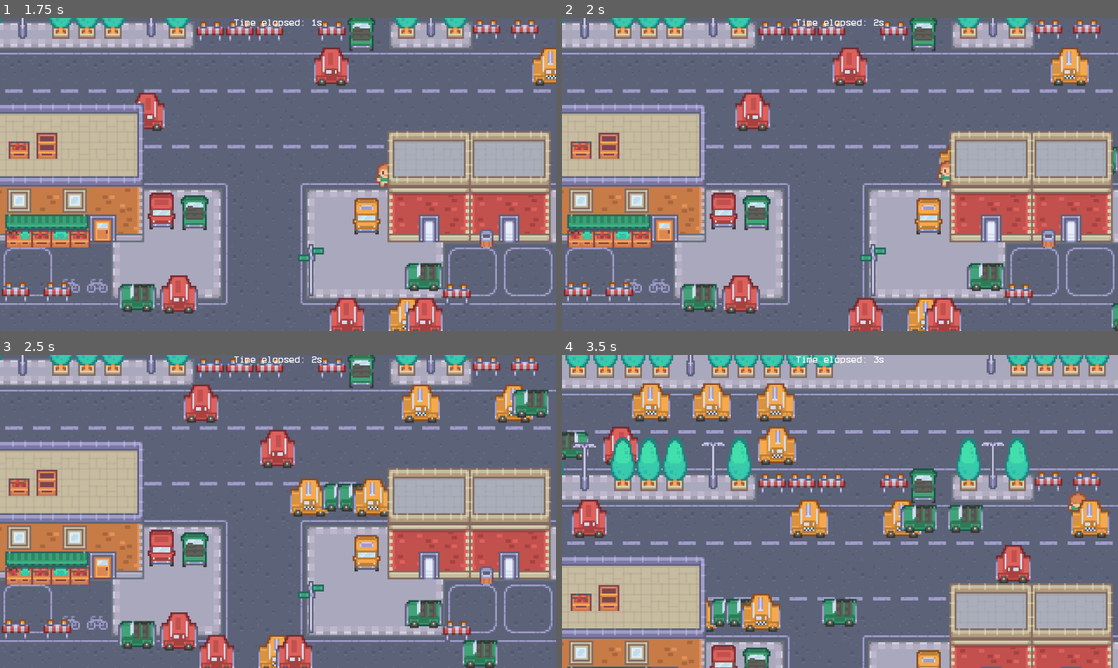
Above: before the commit, frames 1-4 (two rows, left to right).
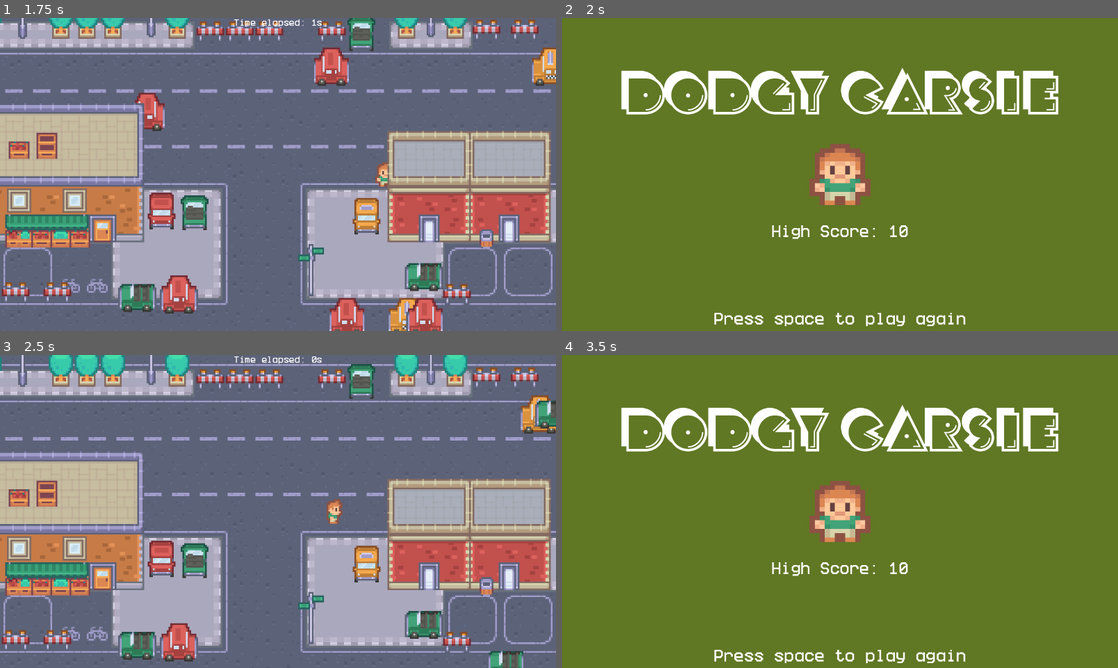
Above: after the commit, the same moments.

Repository: madelainedalangin/frogger
Game: Godot game, scene res://scenes/game.tscn
Two runs of this game, one before a commit and one after it. Both use one fixed random seed, a clock stepped at 60 frames per second and the inputs below.
Inputs:
- Up to frame 1 (1.75 s): tap Enter at 0.5 s; hold D (right) 0.53-1.28 s; tap Space (spacebar, bound only before the commit) at 0.6, 1.35 s; hold S (down) from 1.28 s (still down)
- Up to frame 2 (2 s): keep holding S (down)
- Up to frame 3 (2.5 s): tap Space (spacebar, bound only before the commit) at 2, 2.1 s; release S (down) at 2.03 s; hold D (right) from 2.03 s (still down)
- Up to frame 4 (3.5 s): release D (right) at 2.78 s; hold W (up) from 2.78 s (still down); tap Space (spacebar, bound only before the commit) at 2.85 s

Frame 1 is identical in both runs. In frame 2, 100% of the frame differs, in the area x 0-100%, y 0-100%; in frame 3, 39%; in frame 4, 100%.

Commit message:
add score to the game

Diff:
--- a/project.godot
+++ b/project.godot
@@ -18,6 +18,10 @@
 run/main_scene="uid://dfq2iqhuccltx"
 config/features=PackedStringArray("4.6", "Forward Plus")
 config/icon="res://icon.svg"
+
+[autoload]
+
+Global="*uid://cv0t1n0e7k0ls"
 
 [display]
 
@@ -58,7 +62,7 @@
 , Object(InputEventKey,"resource_local_to_scene":false,"resource_name":"","device":-1,"window_id":0,"alt_pressed":false …(183 unchanged characters)…
 ]
 }
-spacebar={
+confirm={
 "deadzone": 0.2,
 "events": [Object(InputEventKey,"resource_local_to_scene":false,"resource_name":"","device":-1,"window_id":0,"alt_press …(191 unchanged characters)…
 ]
--- a/scenes/Title.tscn
+++ b/scenes/Title.tscn
@@ -1,5 +1,6 @@
 [gd_scene format=3 uid="uid://bg46h5x2n6eev"]
 
+[ext_resource type="Script" uid="uid://b7ytu68u08vc1" path="res://scenes/title.gd" id="1_iyajp"]
 [ext_resource type="FontFile" uid="uid://dr201ov4c76pb" path="res://fonts/Crackman.otf" id="1_lq0lj"]
 [ext_resource type="Texture2D" uid="uid://bkgrir378horu" path="res://graphics/player/player_simple.png" id="2_2sdm5"]
 [ext_resource type="FontFile" uid="uid://hqpa84d2dqvp" path="res://fonts/Better VCR 9.0.1.ttf" id="3_2sdm5"]
@@ -11,6 +12,7 @@
 anchor_bottom = 1.0
 grow_horizontal = 2
 grow_vertical = 2
+script = ExtResource("1_iyajp")
 
 [node name="ColorRect" type="ColorRect" parent="." unique_id=1301905638]
 layout_mode = 1
@@ -67,3 +69,21 @@
 theme_override_fonts/font = ExtResource("3_2sdm5")
 theme_override_font_sizes/font_size = 30
 text = "High Score: 6767"
+horizontal_alignment = 1
+
+[node name="PlayAgain" type="Label" parent="." unique_id=1894343795]
+layout_mode = 1
+anchors_preset = 7
+anchor_left = 0.5
+anchor_top = 1.0
+anchor_right = 0.5
+anchor_bottom = 1.0
+offset_left = -337.5
+offset_top = -46.0
+offset_right = 337.5
+grow_horizontal = 2
+grow_vertical = 0
+theme_override_fonts/font = ExtResource("3_2sdm5")
+theme_override_font_sizes/font_size = 31
+text = "Press space to play again"
+horizontal_alignment = 1
--- a/scenes/game.gd
+++ b/scenes/game.gd
@@ -1,12 +1,16 @@
 extends Node2D
 
-var score: int = 0
+var score: int
 
 var car_scene: PackedScene = preload("res://scenes/car.tscn")
 
-func _on_finish_area_2d_body_entered(body: Node2D) -> void:
-	print(body)
-	print("im in the area wya wyd")
+func _on_finish_area_2d_body_entered(_body: Node2D) -> void:
+	call_deferred("change_scene")
+	if score < Global.score:
+		Global.score = score
+
+func change_scene():
+	get_tree().change_scene_to_file("res://scenes/Title.tscn")
 
 
 func _on_car_timer_timeout() -> void:
@@ -16,9 +20,8 @@
 	$Objects.add_child(car)
 	car.connect("body_entered", go_to_title)
 
-func go_to_title(body):
-	print(body)
-	print("car collided")
+func go_to_title(_body):
+	call_deferred("change_scene")
 
 
 func _on_score_timer_timeout() -> void:
--- a/scenes/game.tscn
+++ b/scenes/game.tscn
@@ -59,7 +59,7 @@
 collision_layer = 0
 collision_mask = 2
 
-[node name="CollisionPolygon2D" type="CollisionPolygon2D" parent="Borders/FinishArea2D" unique_id=2019999764]
+[node name="FinishedAreaZone" type="CollisionPolygon2D" parent="Borders/FinishArea2D" unique_id=2019999764]
 polygon = PackedVector2Array(-185, -275, -190, -221, -189, -130, 190, -132, 181, -224, 194, -312, 80, -314, 8, -315, -181, -314)
 
 [node name="Objects" type="Node2D" parent="." unique_id=830739753]
--- /dev/null
+++ b/scenes/global.gd
@@ -0,0 +1,3 @@
+extends Node
+
+var score: int = 10
--- /dev/null
+++ b/scenes/global.tscn
@@ -0,0 +1,6 @@
+[gd_scene format=3 uid="uid://cv0t1n0e7k0ls"]
+
+[ext_resource type="Script" uid="uid://iq8npekvmc52" path="res://scenes/global.gd" id="1_4pk28"]
+
+[node name="Global" type="Node" unique_id=604398087]
+script = ExtResource("1_4pk28")
--- a/scenes/player.gd
+++ b/scenes/player.gd
@@ -11,8 +11,6 @@
 	velocity = direction * speed
 	animation()
 	move_and_slide()
-	if Input.is_action_just_pressed("spacebar"):
-		print("I am pressing spacey barsie!")
 
 func animation():
 	if direction:
@@ -25,5 +23,5 @@
 		$AnimatedSprite2D.frame = 0
 
 
-func _on_signal_practice_body_entered(body: Node2D) -> void:
+func _on_signal_practice_body_entered(_body: Node2D) -> void:
 	pass # Replace with function body.
--- /dev/null
+++ b/scenes/title.gd
@@ -0,0 +1,12 @@
+extends Control
+
+
+# Called when the node enters the scene tree for the first time.
+func _ready() -> void:
+	$HighScore.text = "High Score: " + str(Global.score)
+
+
+# Called every frame. 'delta' is the elapsed time since the previous frame.
+func _process(_delta: float) -> void:
+	if Input.is_action_just_pressed("confirm"):
+		get_tree().change_scene_to_file("res://scenes/game.tscn")
Not shown, added: scenes/global.gd.uid
Not shown, added: scenes/title.gd.uid
